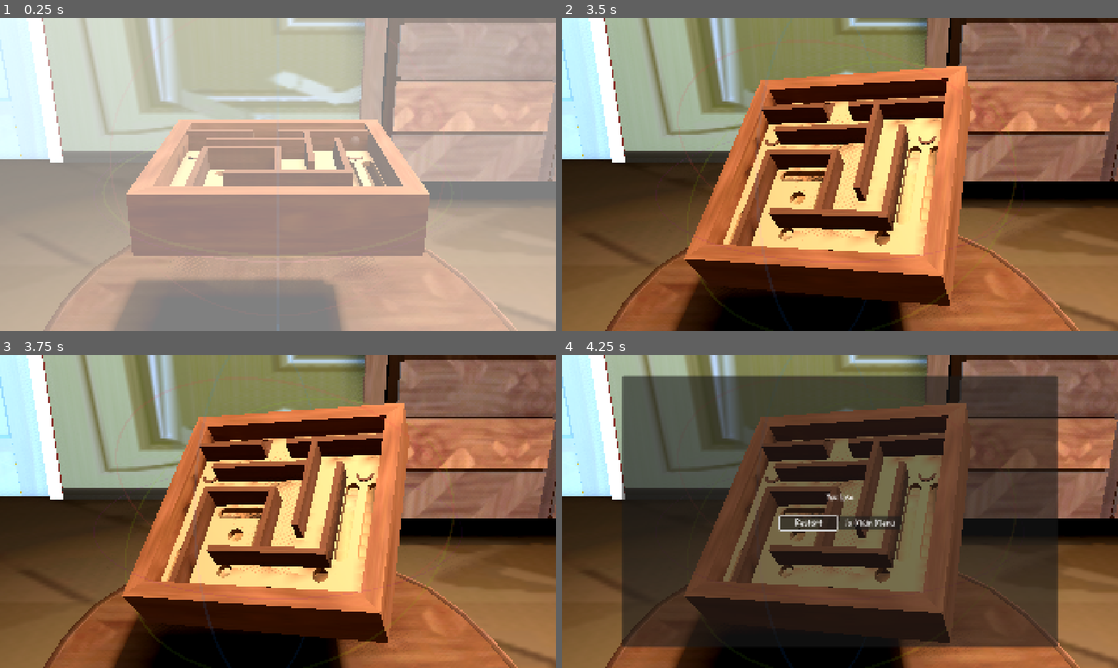
Above: before the commit, frames 1-4 (two rows, left to right).
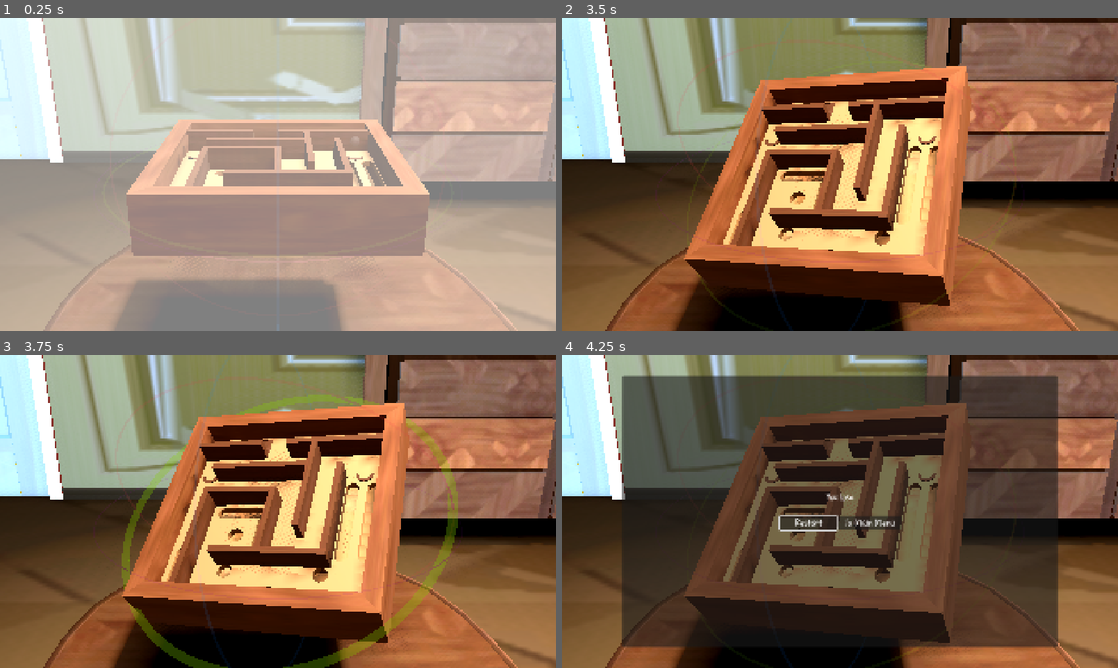
Above: after the commit, the same moments.

Repository: henpemaz/Marble-Maze
Game: Godot game, scene res://Game/Levels/level_1.tscn
Same seed, same stepped clock (60 frames per second), same inputs: the game is played once before the commit and once after it. This scene is started directly instead of the project's main scene.
Inputs (mouse positions are in pixels of both pictures, inside the frame that each line leads up to):
- Up to frame 1 (0.25 s): no input
- Up to frame 2 (3.5 s): tap Enter (ui_accept) at 0.5, 1.52, 1.55, 1.82, 2, 2.3, 2.75, 3.02, 3.05, 3.32 s; move the mouse to (962, 158) at 0.52 s; hold Enter (ui_accept) 0.53-1.28 s; move the mouse to (728, 190) at 1.27 s; right-click (728, 190) at 1.35 s; move the mouse to (895, 105) at 2.02 s; press the mouse at (895, 105) at 2.03 s; move the mouse to (812, 237) at 2.77 s; release the mouse at (812, 237) at 2.78 s; tap Space (tap_puzzle) at 2.85 s
- Up to frame 3 (3.75 s): tap Enter (ui_accept) at 3.5 s; move the mouse to (444, 558) at 3.52 s; hold Enter (ui_accept) from 3.53 s (still down)
- Up to frame 4 (4.25 s): keep holding Enter (ui_accept); tap Escape (ui_cancel) at 4.15 s

Frames 1-2 are identical in both runs. In frame 3, 3.1% of the frame differs, in the area x 21-83%, y 12-100%; in frame 4, nothing differs.

Commit message:
Add win fanfarre

Diff:
--- a/marble-maze/Autoloads/Campaign/campaign.gd
+++ b/marble-maze/Autoloads/Campaign/campaign.gd
@@ -24,6 +24,8 @@
 	SceneManager.set_fake_loading_time(0.4)
 
 func level_completed():
+	if current_level == null:
+		return
 	Progress.level_completed(current_level.id)
 	Progress.save_progress()
 
--- a/marble-maze/Game/Levels/game.gd
+++ b/marble-maze/Game/Levels/game.gd
@@ -28,10 +28,14 @@
 	pause_pannel.hide()
 
 func win():
+
+	$UI/WinFanfarre/AnimationPlayer.play("win")
+	await $UI/WinFanfarre/AnimationPlayer.animation_finished
+
 	frozen = true
 	_freeze_gameplay()
 	Campaign.level_completed()
-	if Campaign.get_next_level(Campaign.current_level.id) == null:
+	if Campaign.current_level != null && Campaign.get_next_level(Campaign.current_level.id) == null:
 		$UI/WinPannel/Main/HBoxContainer/ContinueButton.hide()
 		win_pannel.show()
 		await run_credits()
@@ -48,6 +52,12 @@
 	await $UI/WinPannel/AnimationPlayer.animation_finished
 	Progress.cutscene_watched(credits_cutscene_id)
 	Progress.save_progress()
+
+func skip_credits():
+	if $UI/WinPannel/AnimationPlayer.current_animation_position < ($UI/WinPannel/AnimationPlayer.current_animation_length - 0.5):
+		$UI/WinPannel/AnimationPlayer.advance($UI/WinPannel/AnimationPlayer.current_animation_length - $UI/WinPannel/AnimationPlayer.current_animation_position - 0.5)
+		get_viewport().set_input_as_handled()
+		return
 
 func restart():
 	Campaign.restart_level()
@@ -66,7 +76,6 @@
 	#$Gameplay.process_mode = Node.PROCESS_MODE_INHERIT
 	$Gameplay.set_deferred("process_mode", Node.PROCESS_MODE_INHERIT)
 
-
 func _input(event: InputEvent) -> void:
 	if event.is_action_pressed("ui_cancel"):
 		if not paused:
@@ -77,7 +86,5 @@
 	if event.is_action_pressed("ui_accept") || event.is_action_pressed("ui_cancel"):
 		if $UI/WinPannel/AnimationPlayer.current_animation != "":
 			if Progress.can_skip_cutscene(credits_cutscene_id):
-				if $UI/WinPannel/AnimationPlayer.current_animation_position < ($UI/WinPannel/AnimationPlayer.current_animation_length - 0.5):
-					$UI/WinPannel/AnimationPlayer.advance($UI/WinPannel/AnimationPlayer.current_animation_length - $UI/WinPannel/AnimationPlayer.current_animation_position - 0.5)
-					get_viewport().set_input_as_handled()
-					return
+				skip_credits()
+			get_viewport().set_input_as_handled()
--- a/marble-maze/Game/Levels/game.tscn
+++ b/marble-maze/Game/Levels/game.tscn
@@ -12,6 +12,7 @@
 [ext_resource type="Script" uid="uid://cg3jo0e4rs6n3" path="res://Game/playarea.gd" id="7_3tkys"]
 [ext_resource type="Script" uid="uid://cpj0rnpj2pl8a" path="res://addons/MenuTree/focus_helper.gd" id="7_odbtj"]
 [ext_resource type="PackedScene" uid="uid://4uub0g2ai32q" path="res://Menus/Components/SettingsMenu/settings_menu.tscn" id="8_xfsjo"]
+[ext_resource type="Texture2D" uid="uid://bkaa6hrxa2gsd" path="res://Assets/UI/confetti.png" id="13_78l5e"]
 
 [sub_resource type="ProceduralSkyMaterial" id="ProceduralSkyMaterial_ojvjq"]
 sky_top_color = Color(0.9098039, 0.8666667, 0.8117647, 1)
@@ -245,6 +246,104 @@
 [sub_resource type="GradientTexture1D" id="GradientTexture1D_xfsjo"]
 gradient = SubResource("Gradient_ev4ff")
 
+[sub_resource type="Animation" id="Animation_78l5e"]
+length = 0.001
+tracks/0/type = "value"
+tracks/0/imported = false
+tracks/0/enabled = true
+tracks/0/path = NodePath("ConfettiRight:emitting")
+tracks/0/interp = 1
+tracks/0/loop_wrap = true
+tracks/0/keys = {
+"times": PackedFloat32Array(0),
+"transitions": PackedFloat32Array(1),
+"update": 1,
+"values": [false]
+}
+tracks/1/type = "value"
+tracks/1/imported = false
+tracks/1/enabled = true
+tracks/1/path = NodePath("ConfettiLeft:emitting")
+tracks/1/interp = 1
+tracks/1/loop_wrap = true
+tracks/1/keys = {
+"times": PackedFloat32Array(0),
+"transitions": PackedFloat32Array(1),
+"update": 1,
+"values": [false]
+}
+
+[sub_resource type="Animation" id="Animation_3oj00"]
+resource_name = "win"
+tracks/0/type = "value"
+tracks/0/imported = false
+tracks/0/enabled = true
+tracks/0/path = NodePath("ConfettiRight:emitting")
+tracks/0/interp = 1
+tracks/0/loop_wrap = true
+tracks/0/keys = {
+"times": PackedFloat32Array(0),
+"transitions": PackedFloat32Array(1),
+"update": 1,
+"values": [true]
+}
+tracks/1/type = "value"
+tracks/1/imported = false
+tracks/1/enabled = true
+tracks/1/path = NodePath("ConfettiLeft:emitting")
+tracks/1/interp = 1
+tracks/1/loop_wrap = true
+tracks/1/keys = {
+"times": PackedFloat32Array(0),
+"transitions": PackedFloat32Array(1),
+"update": 1,
+"values": [true]
+}
+
+[sub_resource type="AnimationLibrary" id="AnimationLibrary_ubs0m"]
+_data = {
+&"RESET": SubResource("Animation_78l5e"),
+&"win": SubResource("Animation_3oj00")
+}
+
+[sub_resource type="CanvasItemMaterial" id="CanvasItemMaterial_3oj00"]
+particles_animation = true
+particles_anim_h_frames = 2
+particles_anim_v_frames = 2
+particles_anim_loop = false
+
+[sub_resource type="Curve" id="Curve_ubs0m"]
+_data = [Vector2(0, 1), 0.0, 0.0, 0, 0, Vector2(0.49891543, 1), 0.0, 0.0, 0, 0, Vector2(1, 0), -2.7823668, 0.0, 0, 0]
+point_count = 3
+
+[sub_resource type="CurveTexture" id="CurveTexture_ei3f0"]
+curve = SubResource("Curve_ubs0m")
+
+[sub_resource type="Gradient" id="Gradient_04jbb"]
+offsets = PackedFloat32Array(0.0058411215, 1)
+colors = PackedColorArray(0.5037685, 0.5037685, 0.50376844, 1, 1, 1, 1, 1)
+
+[sub_resource type="GradientTexture1D" id="GradientTexture1D_eksgd"]
+gradient = SubResource("Gradient_04jbb")
+
+[sub_resource type="ParticleProcessMaterial" id="ParticleProcessMaterial_1ffif"]
+particle_flag_disable_z = true
+direction = Vector3(0, -1, 0)
+spread = 15.0
+initial_velocity_min = 300.0
+initial_velocity_max = 2000.0
+angular_velocity_min = -200.00002
+angular_velocity_max = 199.99998
+gravity = Vector3(0, 980, 0)
+scale_min = 0.19999999
+scale_max = 1.5
+color = Color(1, 0.4, 0.4, 1)
+color_initial_ramp = SubResource("GradientTexture1D_eksgd")
+alpha_curve = SubResource("CurveTexture_ei3f0")
+hue_variation_min = -1.0
+hue_variation_max = 0.99999994
+anim_offset_max = 1.0
+
 [node name="Game" type="Node" unique_id=618378998]
 script = ExtResource("1_ejc32")
 credits_cutscene_id = &"credits"
@@ -706,6 +805,43 @@
 custom_minimum_size = Vector2(200, 0)
 layout_mode = 2
 text = "To Main Menu"
+
+[node name="WinFanfarre" type="Control" parent="UI" unique_id=499827643]
+layout_mode = 3
+anchors_preset = 15
+anchor_right = 1.0
+anchor_bottom = 1.0
+grow_horizontal = 2
+grow_vertical = 2
+
+[node name="AnimationPlayer" type="AnimationPlayer" parent="UI/WinFanfarre" unique_id=2130029755]
+libraries/ = SubResource("AnimationLibrary_ubs0m")
+
+[node name="ConfettiRight" type="GPUParticles2D" parent="UI/WinFanfarre" unique_id=663128997]
+material = SubResource("CanvasItemMaterial_3oj00")
+position = Vector2(1260, 1080)
+rotation = 0.2617994
+scale = Vector2(0.99999994, 0.99999994)
+emitting = false
+amount = 100
+texture = ExtResource("13_78l5e")
+lifetime = 2.0
+one_shot = true
+explosiveness = 1.0
+process_material = SubResource("ParticleProcessMaterial_1ffif")
+
+[node name="ConfettiLeft" type="GPUParticles2D" parent="UI/WinFanfarre" unique_id=182311977]
+material = SubResource("CanvasItemMaterial_3oj00")
+position = Vector2(660, 1080)
+rotation = -0.2617994
+scale = Vector2(0.99999994, 0.99999994)
+emitting = false
+amount = 100
+texture = ExtResource("13_78l5e")
+lifetime = 2.0
+one_shot = true
+explosiveness = 1.0
+process_material = SubResource("ParticleProcessMaterial_1ffif")
 
 [connection signal="dragged" from="Gameplay/GameplayOrigin/Gizmos/GizmoY" to="Gameplay/GameplayOrigin/Controls" method="_on_gizmo_y_dragged"]
 [connection signal="gizmo_grabbed" from="Gameplay/GameplayOrigin/Gizmos/GizmoY" to="Gameplay/GameplayOrigin/Controls" method="_on_gizmo_grabbed"]
--- a/marble-maze/Game/Levels/level_1.tscn
+++ b/marble-maze/Game/Levels/level_1.tscn
@@ -124,7 +124,11 @@
 transform = Transform3D(1, 0, 0, 0, 1, 0, 0, 0, 1, -0.0830355, 0.029176593, -0.08523701)
 
 [node name="Playarea" parent="Gameplay/GameplayOrigin" parent_id_path=PackedInt32Array(474484639) index="6" unique_id=1865640190 node_paths=PackedStringArray("monitor_body")]
+input_ray_pickable = false
 monitor_body = NodePath("../Pebble")
+
+[node name="WinFanfarre" parent="UI" parent_id_path=PackedInt32Array(363509072) index="3" unique_id=499827643]
+mouse_filter = 2
 
 [connection signal="body_entered" from="Gameplay/GameplayOrigin/SimplePuzzle/Win" to="Gameplay/GameplayOrigin/SimplePuzzle/Win" method="_on_body_entered"]
 
Binary file added: marble-maze/Assets/UI/confetti.png
Not shown, added: marble-maze/Assets/UI/confetti.png.import
Not shown: 2 places in marble-maze/Game/Levels/game.tscn that only renumber resources
Not shown: 2 places in marble-maze/Game/Levels/level_1.tscn that only renumber resources
Not shown, changed: marble-maze/todo.txt
Not shown, added: marble-maze/Assets/UI/confetti.kra
